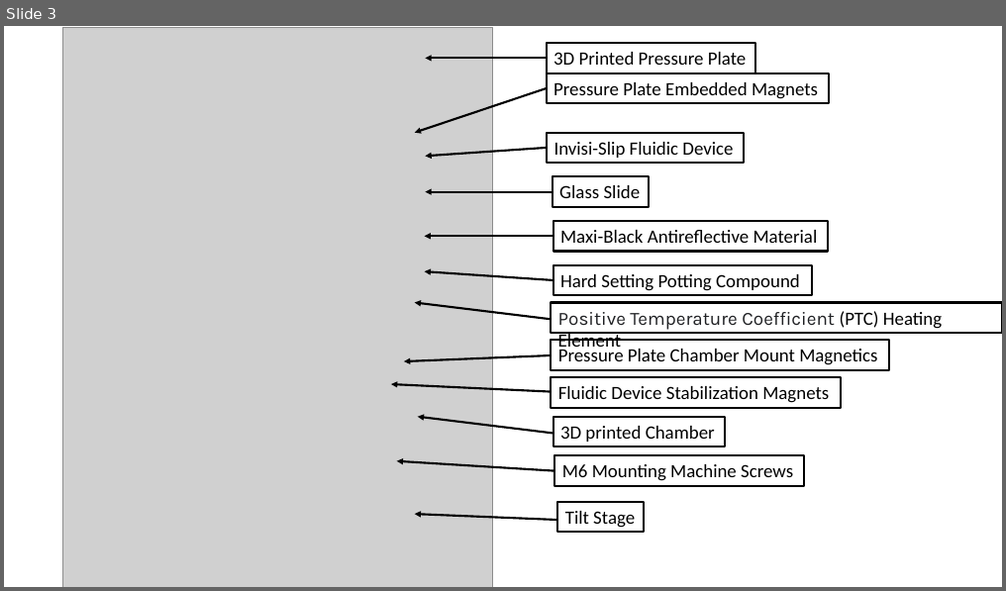
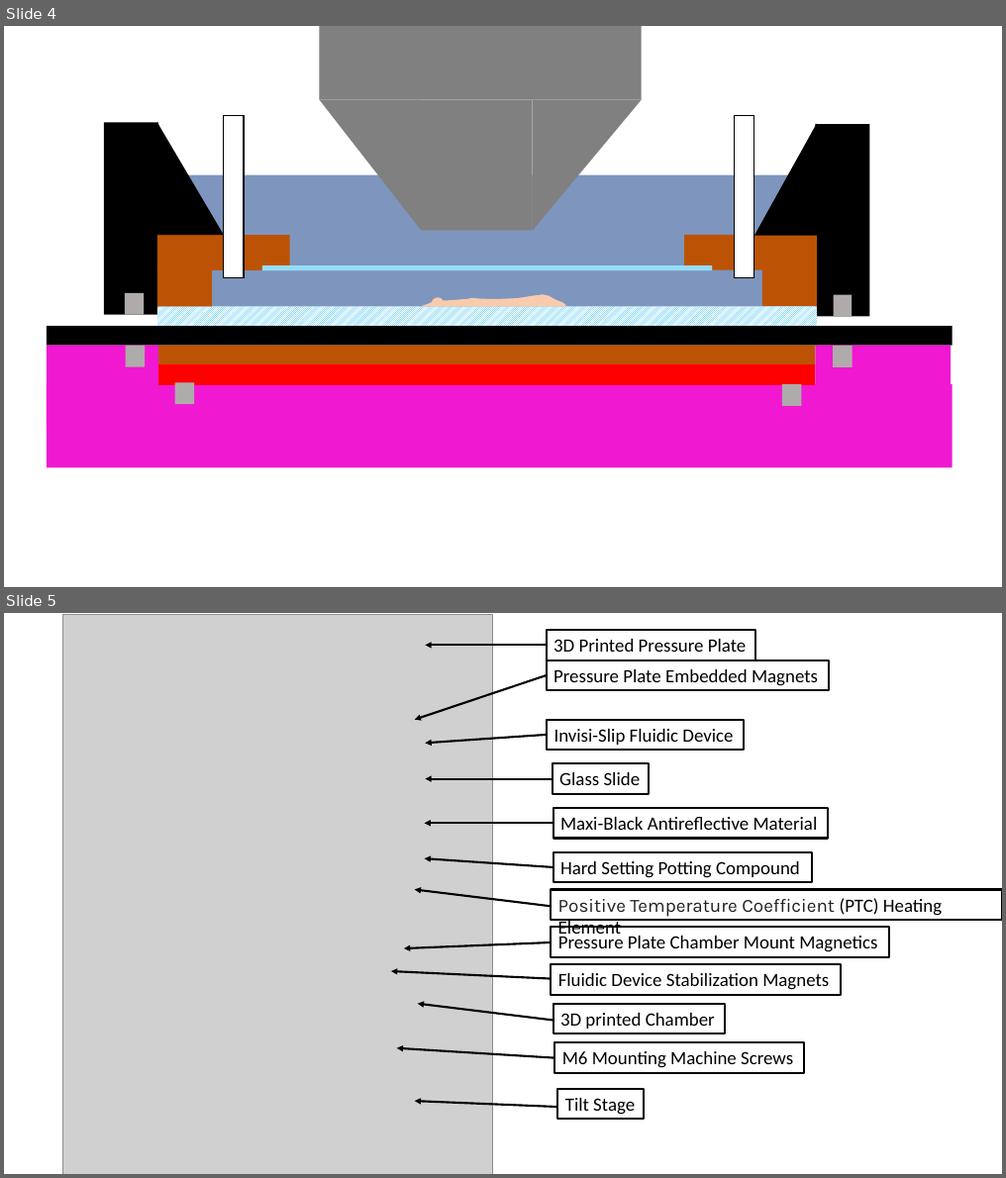
Before and after one commit to mdanderson03/SpectrePlex, a slide deck: 3D model/Technical Drawings/Views_technical_drawings V5.1.pptx. Shown one above the other, each under a label of ours: slide 3 before the commit, slides 4 and 5 after it. The pictures are 1006x591 and 1006x1178 pixels, drawn with LibreOffice and Linux fonts; fonts in the diff are those of the drawing; grey boxes stand for pictures. Boxes give left, top, right and bottom in pixels: in the first picture for what was removed or moved away, otherwise in the second. Text is boxed around its words. In the diff, an @@ line names an element or a change of style, - is before the commit and + after.

```diff
--- a/3D model/Technical Drawings/Views_technical_drawings V5.1.pptx
+++ b/3D model/Technical Drawings/Views_technical_drawings V5.1.pptx
@@ slide 4 added at (x1=4, y1=26, x2=1002, y2=587), background #FFFFFF @@
@@ group added at (x1=319, y1=26, x2=642, y2=231): 2 rectangles, 2 right triangles @@
@@ rectangle added at (x1=104, y1=123, x2=159, y2=315), fill #000000 @@
@@ right triangle added at (x1=157, y1=123, x2=224, y2=235), fill #000000 @@
@@ rectangle added at (x1=224, y1=116, x2=244, y2=277), fill #FFFFFF, outline #000000 1 pt @@
@@ rectangle added at (x1=735, y1=116, x2=754, y2=277), fill #FFFFFF, outline #000000 1 pt @@
@@ right triangle added at (x1=754, y1=123, x2=817, y2=236), fill #000000 @@
@@ rectangle added at (x1=816, y1=124, x2=870, y2=316), fill #000000 @@
@@ round rect added at (x1=144, y1=174, x2=848, y2=310), fill #2F5597 at 62% opacity @@
@@ rectangle added at (x1=157, y1=235, x2=290, y2=271), fill #BC5304 @@
@@ rectangle added at (x1=684, y1=235, x2=817, y2=271), fill #BC5304 @@
@@ rectangle added at (x1=157, y1=271, x2=212, y2=307), fill #BC5304 @@
@@ rectangle added at (x1=262, y1=266, x2=712, y2=271), fill #FFFFFF @@
@@ rectangle added at (x1=262, y1=266, x2=712, y2=271), fill #00B0F0 at 42% opacity @@
@@ rectangle added at (x1=762, y1=268, x2=817, y2=306), fill #BC5304 @@
@@ rectangle added at (x1=125, y1=293, x2=144, y2=315), fill #AFABAB @@
@@ rectangle added at (x1=157, y1=307, x2=817, y2=326), fill pattern #00B0F0 on #FFFFFF @@
@@ freeform shape added at (x1=421, y1=294, x2=567, y2=307), fill #F8CBAD @@
@@ rectangle added at (x1=834, y1=294, x2=851, y2=316), fill #AFABAB @@
@@ rectangle added at (x1=47, y1=326, x2=952, y2=346), fill #000000 @@
@@ rectangle added at (x1=47, y1=346, x2=159, y2=429), fill #F018D1 @@
@@ rectangle added at (x1=126, y1=346, x2=145, y2=368), fill #AFABAB @@
@@ rectangle added at (x1=158, y1=346, x2=816, y2=366), fill #BC5304 @@
@@ rectangle added at (x1=816, y1=346, x2=951, y2=429), fill #F018D1 @@
@@ rectangle added at (x1=833, y1=346, x2=852, y2=368), fill #AFABAB @@
@@ rectangle added at (x1=157, y1=366, x2=816, y2=385), fill #FF0000 @@
@@ rectangle added at (x1=47, y1=384, x2=952, y2=468), fill #F018D1 @@
@@ rectangle added at (x1=175, y1=383, x2=195, y2=405), fill #AFABAB @@
@@ rectangle added at (x1=782, y1=384, x2=802, y2=406), fill #AFABAB @@
@@ what was slide 3 is now slide 5 @@
```
Also in this commit, not shown: 1 slide changed, 4 other files.
